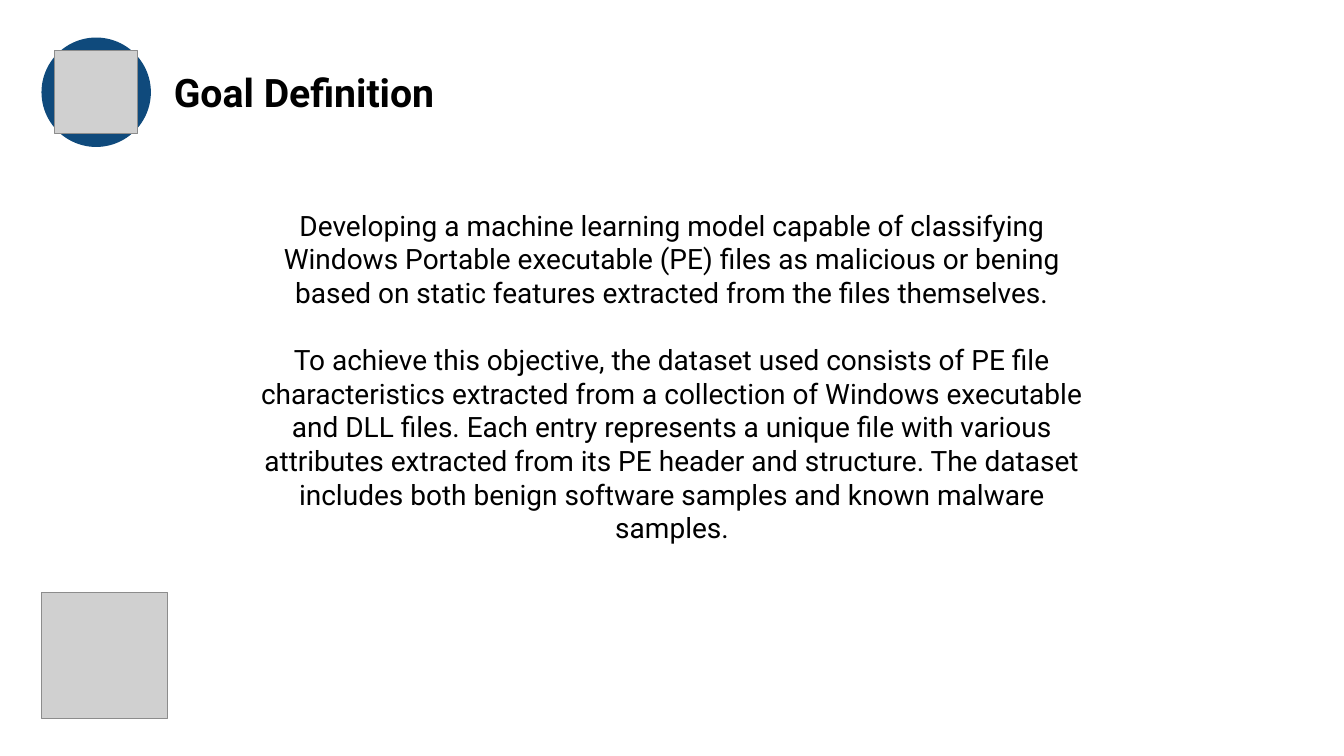
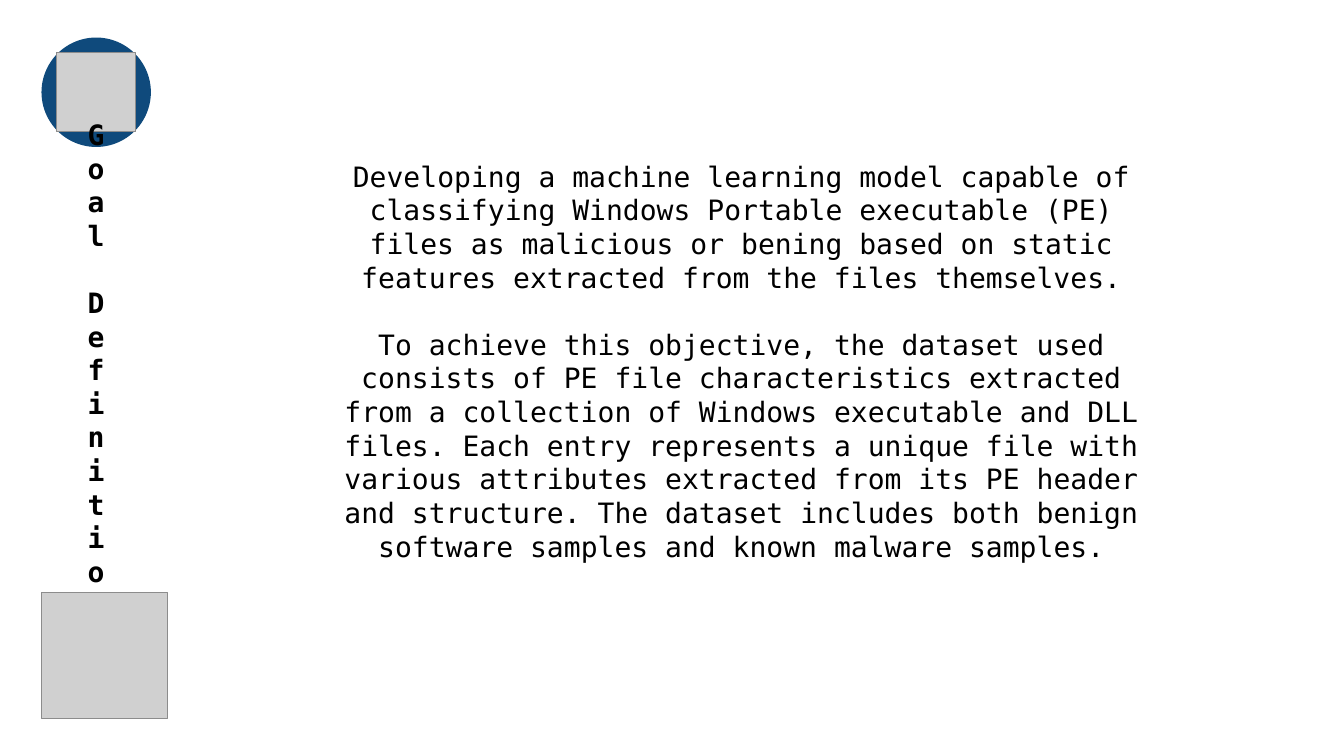
Before and after one commit to LombardiGiacomo/AI_Project_24-25, a slide deck: slide 4 of Slides.pptx (slide 3 before the commit). Drawn at 1344x756 pixels with LibreOffice and Linux fonts; fonts in the diff are those of the drawing; grey boxes stand for pictures. Boxes give left, top, right and bottom in pixels: in the first picture for what was removed or moved away, otherwise in the second. Text is boxed around its words. In the diff, an @@ line names an element or a change of style, - is before the commit and + after.

```diff
--- a/Slides.pptx
+++ b/Slides.pptx
@@ text "Goal Definition": place and size @@
-text "Goal Definition" at [174,77,434,108]
+text "Goal Definition" at [47,153,144,586]
@@ text "Goal Definition" at [47,153,144,586]: size 28 to 20 pt, font Roboto to DejaVu Sans Mono; alignment left to centre @@
@@ text "Developing a machine learning model ...": place and size @@
-text "Developing a machine learning model ..." at [261,214,1082,544]
+text "Developing a machine learning model ..." at [344,165,1138,563]
@@ text "Developing a machine learning model ..." at [344,165,1138,563]: font Roboto to DejaVu Sans Mono @@
```
Also in this commit, not shown: 14 other slides changed, 6 slides added, 2 slides removed.
